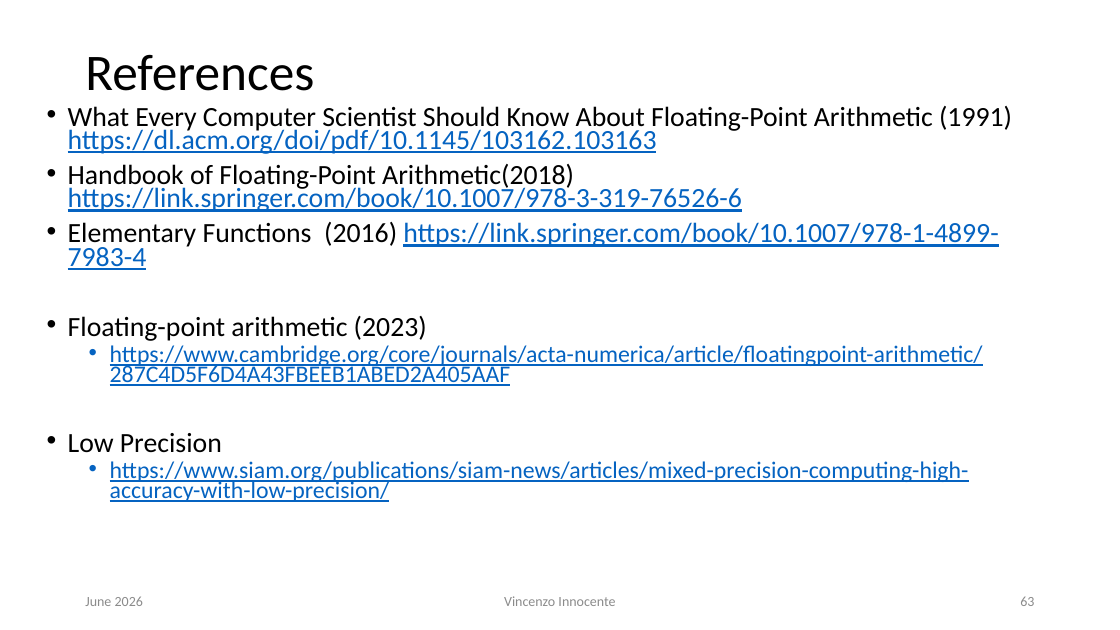
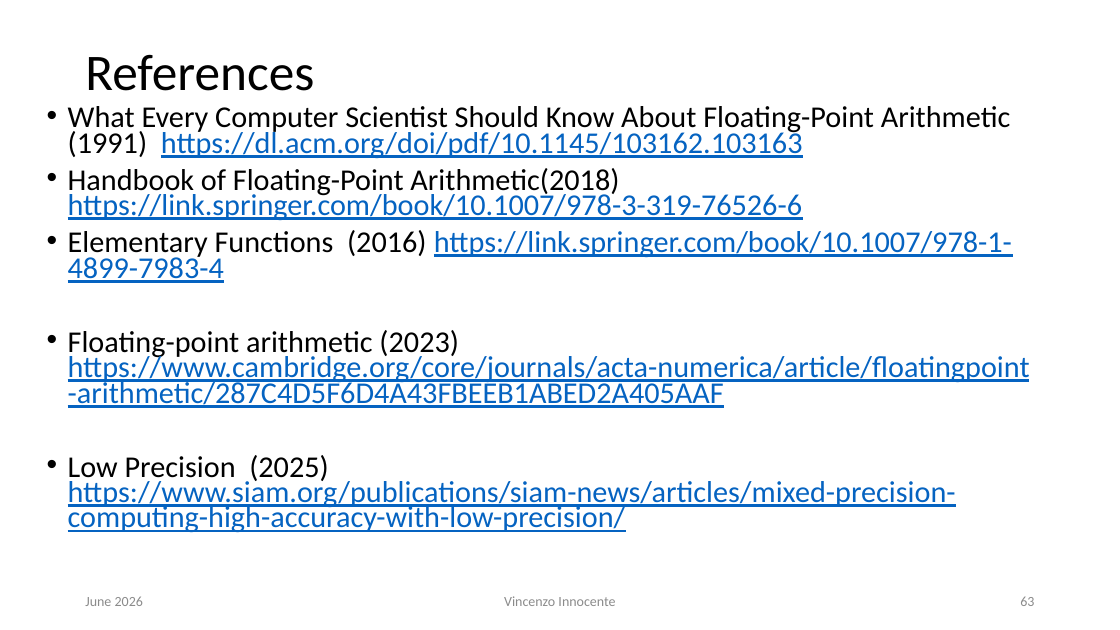
Before and after one commit to VinInn/FPCourse, a slide deck: slide 63 of Slides/FPforScientist.pptx. Drawn at 1120x630 pixels with LibreOffice and Linux fonts; fonts in the diff are those of the drawing. Boxes give left, top, right and bottom in pixels: in the first picture for what was removed or moved away, otherwise in the second. Text is boxed around its words. In the diff, an @@ line names an element or a change of style, - is before the commit and + after.

Commit message:
add ref

```diff
--- a/Slides/FPforScientist.pptx
+++ b/Slides/FPforScientist.pptx
@@ text at (68,106,1012,283): size 23.8 to 25.9 pt in "What Every Computer Scientist Should Know About ...", "Handbook of Floating-Point Arithmetic(2018) https://link.spr ...", "Elementary Functions (2016) https://link.springer.com/book/1 ..." @@
@@ text at (68,330,1030,533): text changed; size 20.4 to 25.9 pt @@
-• Floating-point arithmetic (2023)
-  • https://www.cambridge.org/core/journals/acta-numerica/article/floatingpoint-arithmetic/287C4D5F6D4A43FBEEB1ABED2A405AAF
-• Low Precision
-  • https://www.siam.org/publications/siam-news/articles/mixed-precision-computing-high-accuracy-with-low-precision/
+• Floating-point arithmetic (2023) https://www.cambridge.org/core/journals/acta-numerica/article/floatingpoint-arithmetic/287C4D5F6D4A43FBEEB1ABED2A405AAF
+• Low Precision (2025) https://www.siam.org/publications/siam-news/articles/mixed-precision-computing-high-accuracy-with-low-precision/
```
Also in this commit, not shown: 4 other slides changed.
